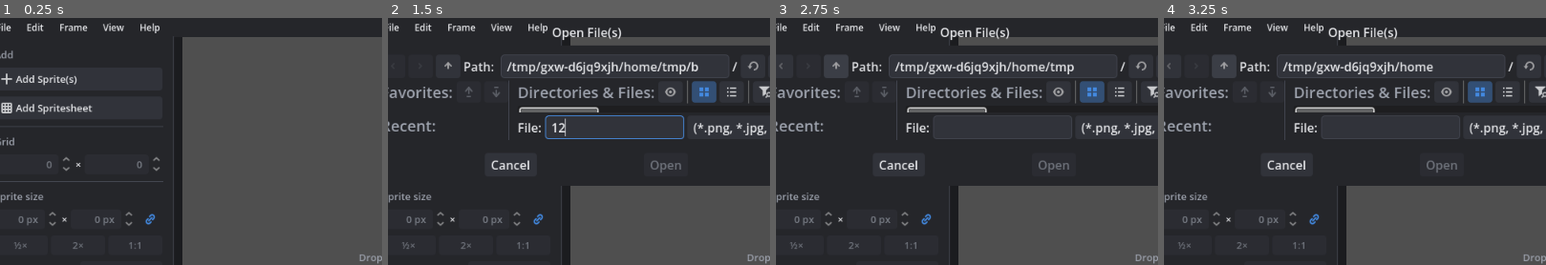
Above: before the commit, frames 1-4 (left to right).
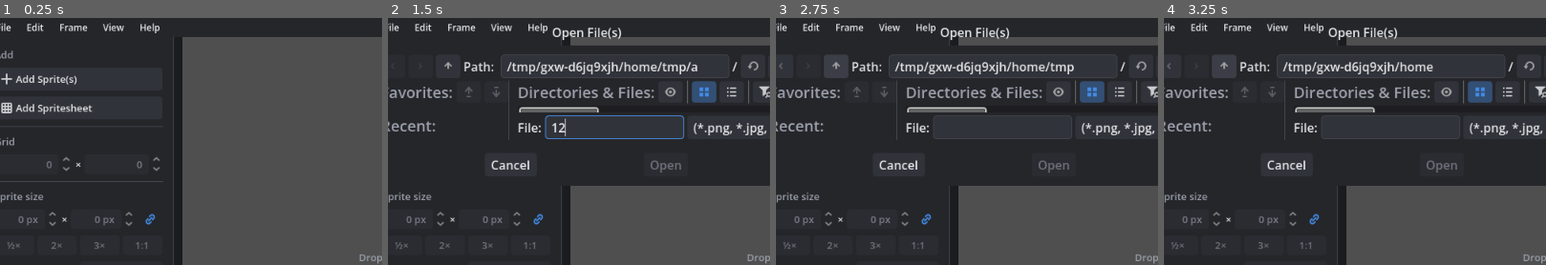
Above: after the commit, the same moments.

Repository: caleb-tognoli/spritesheetbelli
Game: Godot game, scene res://ui/main/main.tscn
Two runs of this game, one before a commit and one after it. Both use one fixed random seed, a clock stepped at 60 frames per second and the inputs below.
Inputs (mouse positions are % of the whole screen's width and height, from its top left):
- Up to frame 1 (0.25 s): no input
- Up to frame 2 (1.5 s): click "Add Sprite(s)" at 0.5 s; click (32, 22) at 1.27 s; type "12" at 1.35 s
- Up to frame 3 (2.75 s): click (10, 10) at 2 s
- Up to frame 4 (3.25 s): click (10, 10) at 2.75 s
The pictures show only the part of the screen within x 2-52%, y 0-50%; the shares and areas given below are measured in that part.

The runs differ from the first frame. In frame 1, 0.2% of the frame differs, in the area x 2-39%, y 90-94%; in frame 2, 0.2%, in the area x 2-82%, y 17-94%; in frame 3, 0.2%; in frame 4, 0.2%.

Commit message:
Ctrl+scroll number fields, 3× button, image size in the status bar
- Ctrl+mouse wheel over a number field steps it without clicking it
  first; the plain wheel still scrolls the sidebar
- A 3× button next to ½× and 2×
- The status bar also shows the exported image size

Diff:
--- /dev/null
+++ b/scripts/ui/spin_scroll.gd
@@ -0,0 +1,21 @@
+class_name SpinScroll
+## Ctrl+mouse wheel over a SpinBox steps its value without clicking it first.
+## (The plain wheel keeps scrolling the panel the field is in.)
+
+
+static func enable(spin: SpinBox) -> void:
+	var handler := func(event: InputEvent) -> void:
+		if not (event is InputEventMouseButton and event.pressed):
+			return
+		if not event.is_command_or_control_pressed() or not spin.editable:
+			return
+		match event.button_index:
+			MOUSE_BUTTON_WHEEL_UP:
+				spin.value += spin.step
+			MOUSE_BUTTON_WHEEL_DOWN:
+				spin.value -= spin.step
+			_:
+				return
+		spin.accept_event()
+	spin.gui_input.connect(handler)
+	spin.get_line_edit().gui_input.connect(handler)
--- a/tests/unit/test_main.gd
+++ b/tests/unit/test_main.gd
@@ -306,7 +306,7 @@
 func test_formatted_text_is_translatable() -> void:
 	var german := Translation.new()
 	german.locale = "de"
-	german.add_message("%d frames · %d×%d grid", "%d Frames · %d×%d Raster")
+	german.add_message("%d frames · %d×%d grid · %d×%d px", "%d Frames · %d×%d Raster · %d×%d px")
 	TranslationServer.add_translation(german)
 	var previous := TranslationServer.get_locale()
 	TranslationServer.set_locale("de")
@@ -315,7 +315,7 @@
 	var text: String = main.sheet_info.text
 	TranslationServer.set_locale(previous)
 	TranslationServer.remove_translation(german)
-	assert_eq(text, "1 Frames · 1×1 Raster")
+	assert_eq(text, "1 Frames · 1×1 Raster · 16×16 px")
 
 
 func test_view_fits_when_first_frames_appear() -> void:
@@ -332,3 +332,17 @@
 	)
 	await get_tree().process_frame
 	assert_eq(main.preview.camera.zoom.x, 1.0, "later additions keep the view")
+
+
+func test_ctrl_scroll_steps_fields_and_triple_size() -> void:
+	Global.document.perform(
+		"Add", Global.spritesheet.add_frames.bind([make_image(Color.RED)] as Array[Image])
+	)
+	var wheel := InputEventMouseButton.new()
+	wheel.button_index = MOUSE_BUTTON_WHEEL_UP
+	wheel.pressed = true
+	wheel.ctrl_pressed = true
+	main.grid_columns.gui_input.emit(wheel)
+	assert_eq(Global.spritesheet.grid_size.x, 2, "Ctrl+wheel adds a column")
+	main.triple_size_btn.pressed.emit()
+	assert_eq(Global.spritesheet.sprite_size, Vector2i(48, 48))
--- a/ui/add_spritesheet/add_spritesheet_window.gd
+++ b/ui/add_spritesheet/add_spritesheet_window.gd
@@ -34,6 +34,8 @@
 		func(rows: float) -> void: update_grid_size(spritesheet.grid_size.x, int(rows))
 	)
 
+	for field: SpinBox in [grid_columns, grid_rows, offset_x, offset_y, spacing_x, spacing_y]:
+		SpinScroll.enable(field)
 	for field: SpinBox in [offset_x, offset_y, spacing_x, spacing_y]:
 		field.value_changed.connect(
 			func(_value: float) -> void:
--- a/ui/main/main.tscn
+++ b/ui/main/main.tscn
@@ -249,6 +249,13 @@
 size_flags_horizontal = 3
 tooltip_text = "Double size"
 text = "2×"
+
+[node name="TripleSize" type="Button" parent="Layout/Split/Sidebar/Scroll/Margin/Sections/ScaleRow"]
+unique_name_in_owner = true
+layout_mode = 2
+size_flags_horizontal = 3
+tooltip_text = "Triple size"
+text = "3×"
 
 [node name="OriginalSize" type="Button" parent="Layout/Split/Sidebar/Scroll/Margin/Sections/ScaleRow"]
 unique_name_in_owner = true
--- a/ui/main/main_ui.gd
+++ b/ui/main/main_ui.gd
@@ -38,6 +38,7 @@
 @onready var keep_ratio_btn: Button = %KeepRatio
 @onready var half_size_btn: Button = %HalfSize
 @onready var double_size_btn: Button = %DoubleSize
+@onready var triple_size_btn: Button = %TripleSize
 @onready var original_size_btn: Button = %OriginalSize
 @onready var resize_filter: OptionButton = %ResizeFilter
 @onready var add_sprites_btn: Button = %AddSprites
@@ -70,6 +71,7 @@
 	# 0 is only shown while the spritesheet is empty
 	for field: SpinBox in [grid_rows, grid_columns, sprite_width, sprite_height]:
 		field.min_value = 0
+		SpinScroll.enable(field)
 	preview_area.spritesheet_preview.spritesheet = Global.spritesheet
 	set_text_params(Global.spritesheet)
 	disable_if_empty()
@@ -104,6 +106,7 @@
 	)
 	half_size_btn.pressed.connect(scale_sprites.bind(0.5))
 	double_size_btn.pressed.connect(scale_sprites.bind(2.0))
+	triple_size_btn.pressed.connect(scale_sprites.bind(3.0))
 	original_size_btn.pressed.connect(
 		func() -> void:
 			Global.document.perform(
@@ -456,9 +459,10 @@
 		sheet_info.text = tr("No frames. Add sprites or drop images here.")
 	else:
 		var selected := preview.get_selected_coords().size()
+		var size := SpritesheetExporter.get_image_size(sheet, ExportOptions.from_sheet(sheet))
 		sheet_info.text = (
-			tr("%d frames · %d×%d grid")
-			% [sheet.frames.size(), sheet.grid_size.x, sheet.grid_size.y]
+			tr("%d frames · %d×%d grid · %d×%d px")
+			% [sheet.frames.size(), sheet.grid_size.x, sheet.grid_size.y, size.x, size.y]
 		)
 		if selected:
 			sheet_info.text += " · " + tr("%d selected") % selected
@@ -477,7 +481,9 @@
 	grid_columns.editable = not is_empty
 	sprite_width.editable = not is_empty
 	sprite_height.editable = not is_empty
-	for button: BaseButton in [half_size_btn, double_size_btn, original_size_btn, resize_filter]:
+	for button: BaseButton in [
+		half_size_btn, double_size_btn, triple_size_btn, original_size_btn, resize_filter
+	]:
 		button.disabled = is_empty
 	original_size_btn.disabled = is_empty or Global.spritesheet.frame_scale == Vector2.ONE
 
Not shown, added: scripts/ui/spin_scroll.gd.uid
